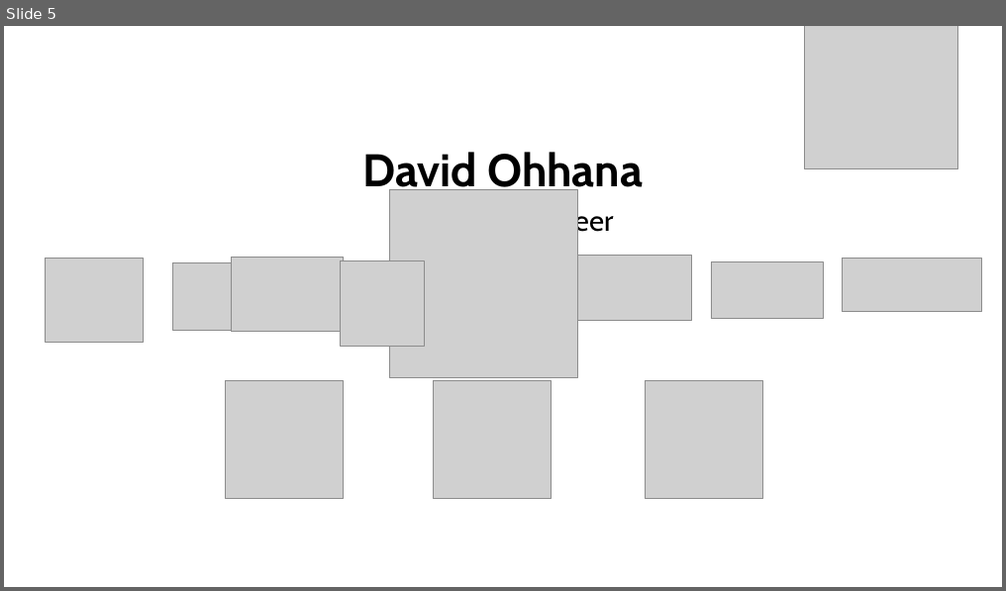
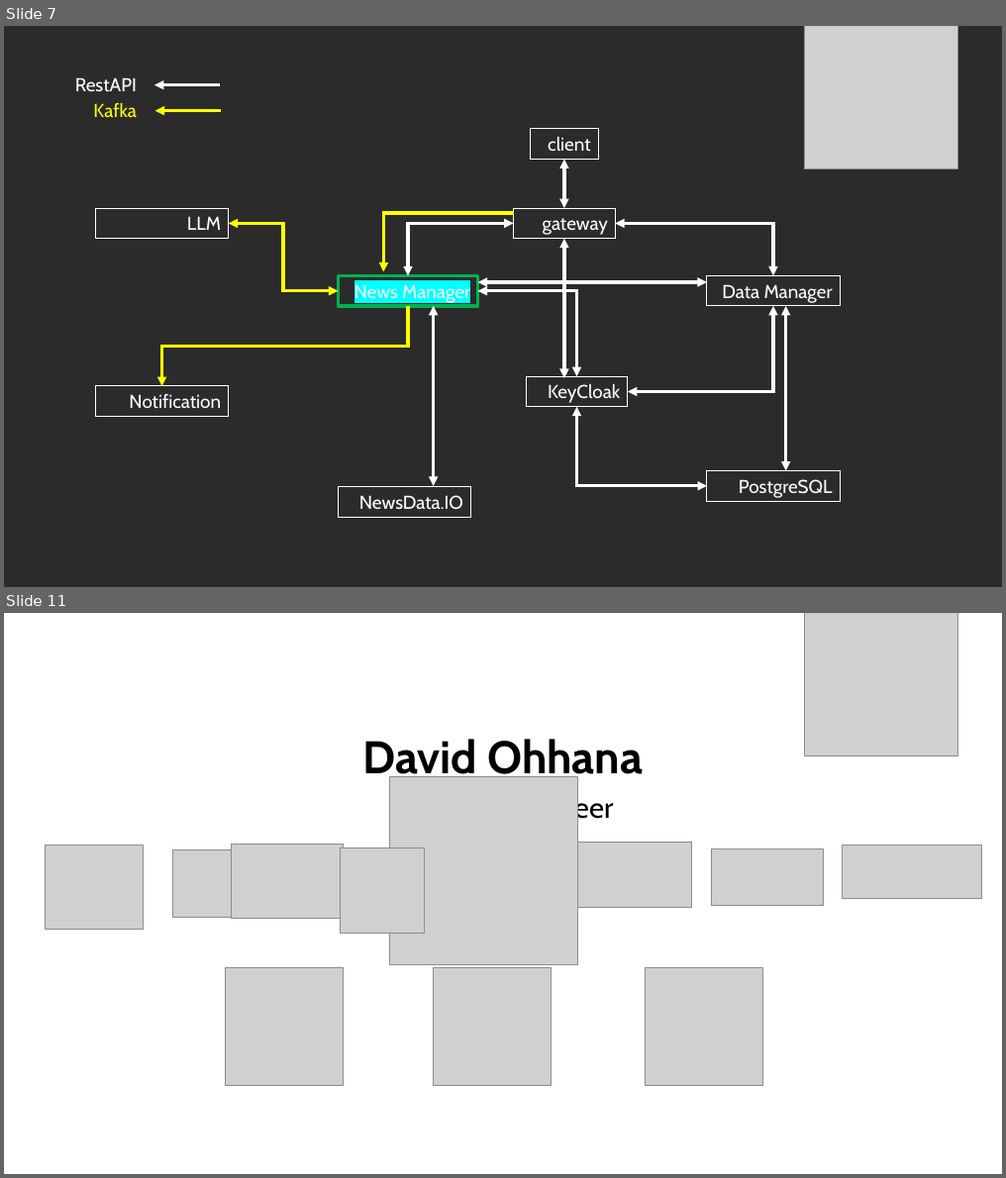
Before and after one commit to ohhanadavid/news-ai, a slide deck: מצגת.pptx. Shown one above the other, each under a label of ours: slide 5 before the commit, slides 7 and 11 after it; the slides between them are not shown. The pictures are 1006x591 and 1006x1178 pixels, drawn with LibreOffice and Linux fonts; fonts in the diff are those of the drawing; grey boxes stand for pictures; background and template pictures are left out; a plain dark background stands for a picture behind light text. Boxes give left, top, right and bottom in pixels: in the first picture for what was removed or moved away, otherwise in the second. Text is boxed around its words. In the diff, an @@ line names an element or a change of style, - is before the commit and + after.

```diff
--- a/מצגת.pptx
+++ b/מצגת.pptx
@@ slide 7 added at box(4, 26, 1002, 587), background picture (left out) @@
@@ picture added at box(805, 26, 958, 169) @@
@@ text added at box(75, 77, 137, 91), 18 pt, text #FFFFFF @@
+RestAPI
@@ text added at box(93, 103, 137, 117), 18 pt, text #FFFF00 @@
+Kafka
@@ arrow added from (221, 85) to (154, 85), #FFFFFF 3 pt @@
@@ arrow added from (221, 110) to (155, 110), #FFFF00 3 pt @@
@@ group added at box(95, 129, 840, 517): 9 rectangles, 6 elbow double arrows, 5 double arrows, 2 elbow arrows @@
+client
+gateway
+KeyCloak
+Data Manager
+News Manager
+Notification
+LLM
+NewsData.IO
+PostgreSQL
@@ what was slide 5 is now slide 11 @@
```
Also in this commit, not shown: 1 slide changed, 5 other slides added, 13 other files.
